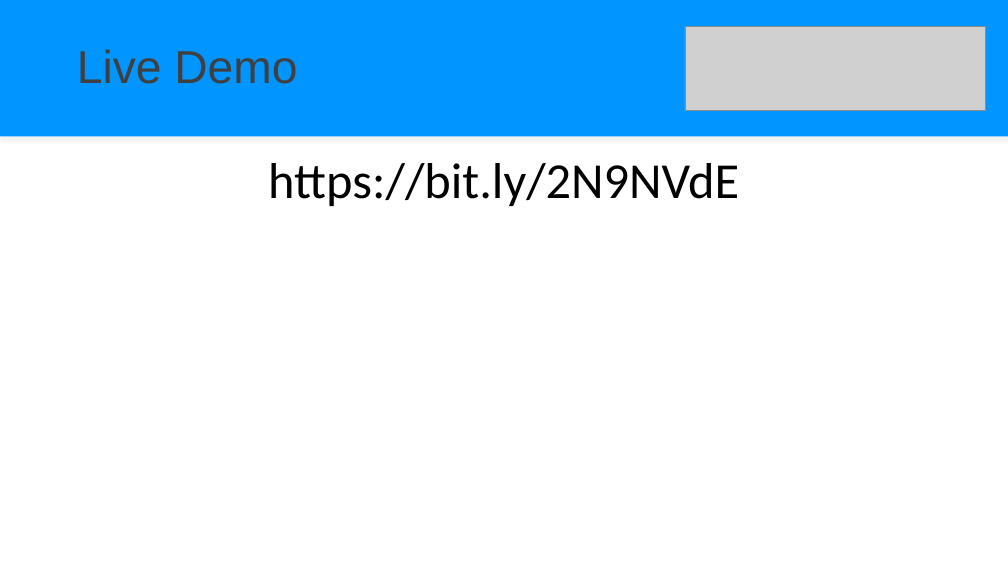
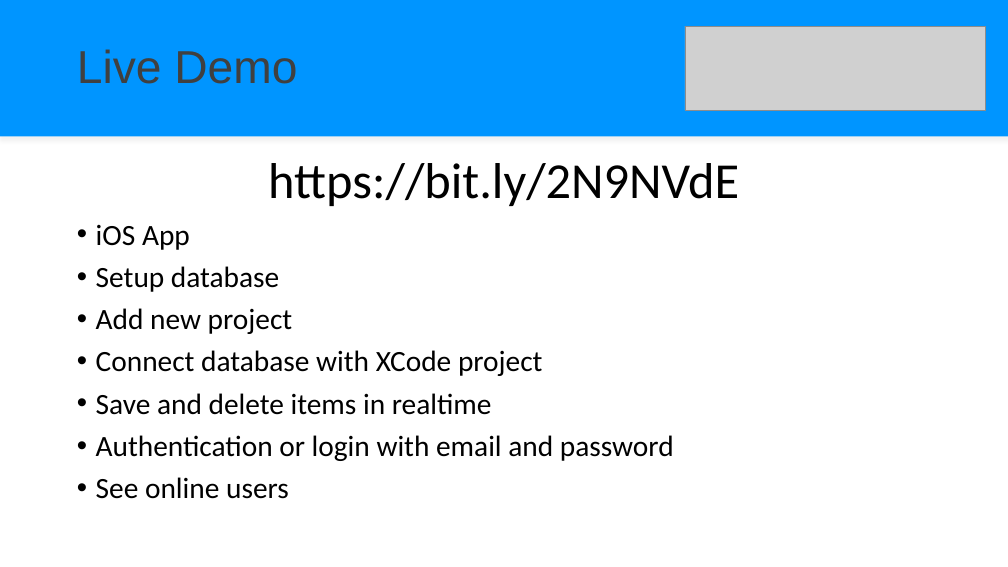
Before and after one commit to ChristianSchneeweiss/firebase-workshop, a slide deck: slide 10 of Firebase Presentation.pptx. Drawn at 1008x567 pixels with LibreOffice and Linux fonts; fonts in the diff are those of the drawing; grey boxes stand for pictures. Boxes give left, top, right and bottom in pixels: in the first picture for what was removed or moved away, otherwise in the second. Text is boxed around its words. In the diff, an @@ line names an element or a change of style, - is before the commit and + after.

```diff
--- a/Firebase Presentation.pptx
+++ b/Firebase Presentation.pptx
@@ text at [96, 225, 674, 499]: paragraphs added @@
+• iOS App
+• Setup database
+• Add new project
+• Connect database with XCode project
+• Save and delete items in realtime
+• Authentication or login with email and password
+• See online users
```
Also in this commit, not shown: 12 other files.
